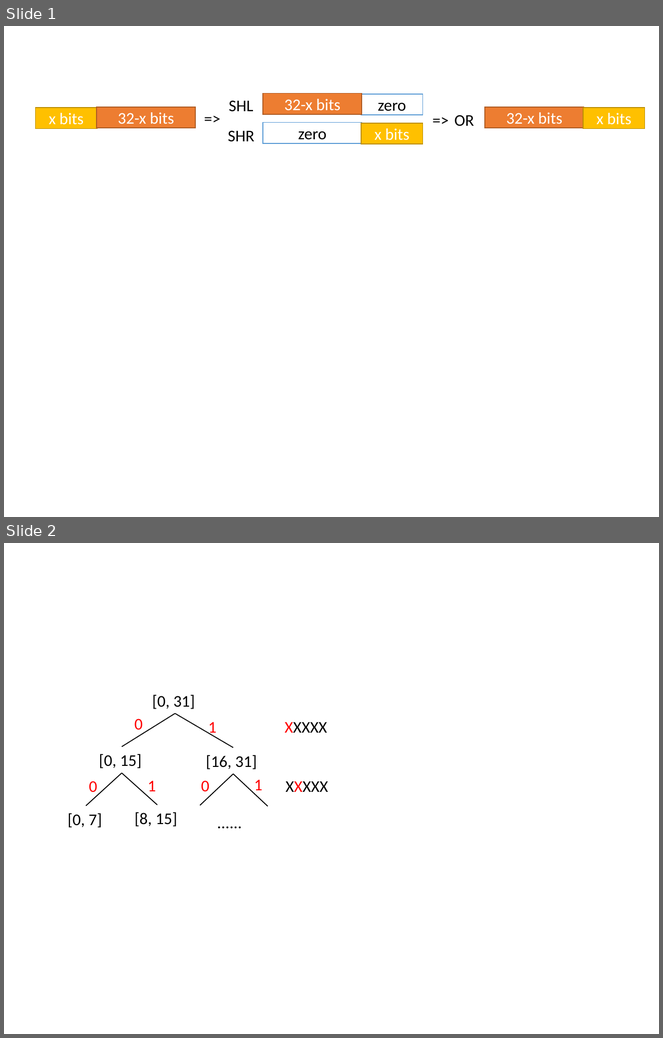
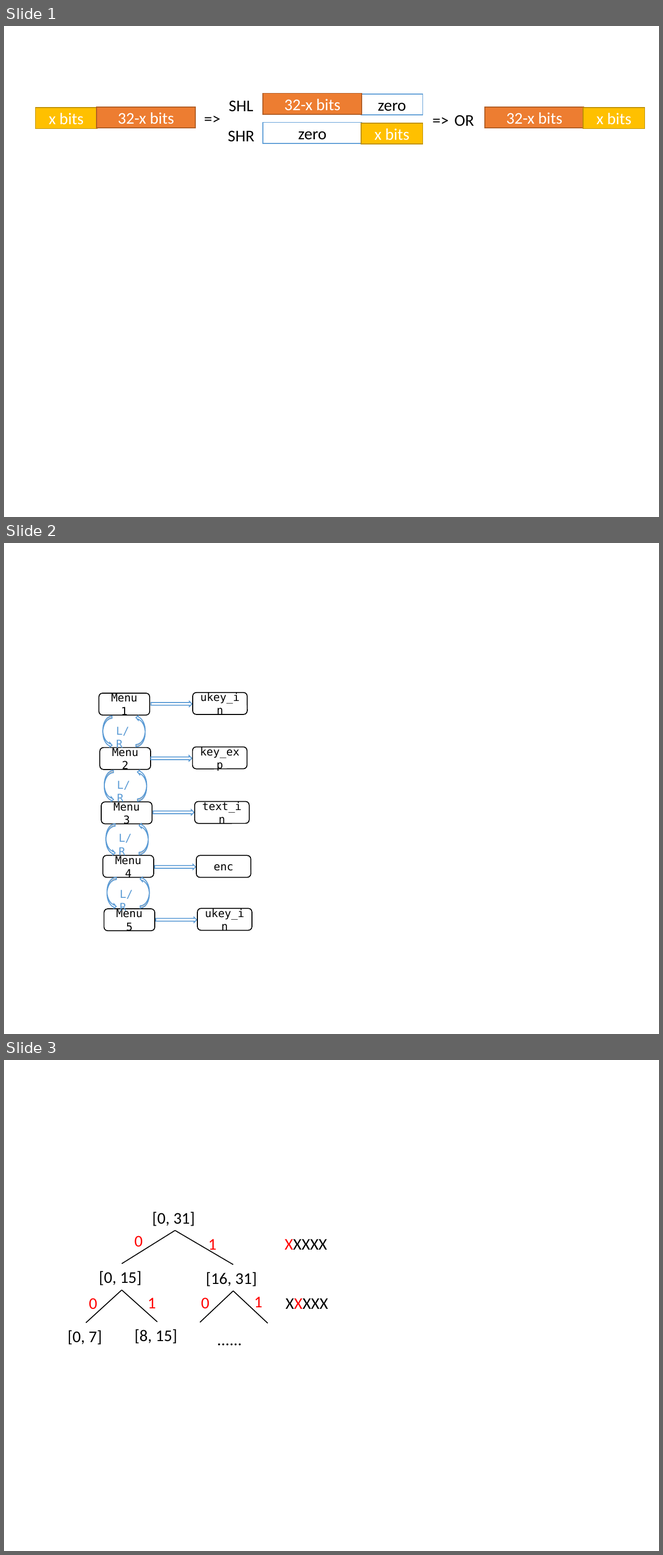
Before and after one commit to Kooscii/ahd_processor_design, a slide deck: reports/submit/part3/pre.pptx. Shown one above the other, each under a label of ours: slides 1 and 2 before the commit, slides 1, 2 and 3 after it. The pictures are 663x1038 and 663x1555 pixels, drawn with LibreOffice and Linux fonts; fonts in the diff are those of the drawing. Boxes give left, top, right and bottom in pixels: in the first picture for what was removed or moved away, otherwise in the second. Text is boxed around its words. In the diff, an @@ line names an element or a change of style, - is before the commit and + after.

```diff
--- a/reports/submit/part3/pre.pptx
+++ b/reports/submit/part3/pre.pptx
@@ slide 2 added at (x1=4, y1=543, x2=659, y2=1034), background #FFFFFF @@
@@ rounded rectangle added at (x1=99, y1=693, x2=150, y2=715), fill #FFFFFF, outline #000000 1 pt, 12 pt, text #000000 @@
+Menu 1
@@ rounded rectangle added at (x1=193, y1=692, x2=247, y2=715), fill #FFFFFF, outline #000000 1 pt, 12 pt, text #000000 @@
+ukey_in
@@ right arrow added at (x1=152, y1=702, x2=192, y2=707), fill #FFFFFF, outline #5B9BD5 1 pt @@
@@ curved right arrow added at (x1=103, y1=716, x2=112, y2=747), fill #FFFFFF, outline #5B9BD5 1 pt @@
@@ text added at (x1=116, y1=727, x2=129, y2=750), 12 pt, text #5B9BD5 @@
+L/R
@@ curved right arrow added at (x1=136, y1=715, x2=145, y2=747), fill #FFFFFF, outline #5B9BD5 1 pt @@
@@ rounded rectangle added at (x1=100, y1=747, x2=151, y2=770), fill #FFFFFF, outline #000000 1 pt, 12 pt, text #000000 @@
+Menu 2
@@ right arrow added at (x1=151, y1=756, x2=191, y2=761), fill #FFFFFF, outline #5B9BD5 1 pt @@
@@ rounded rectangle added at (x1=193, y1=747, x2=247, y2=769), fill #FFFFFF, outline #000000 1 pt, 12 pt, text #000000 @@
+key_exp
@@ curved right arrow added at (x1=104, y1=770, x2=113, y2=802), fill #FFFFFF, outline #5B9BD5 1 pt @@
@@ curved right arrow added at (x1=138, y1=770, x2=147, y2=801), fill #FFFFFF, outline #5B9BD5 1 pt @@
@@ text added at (x1=117, y1=781, x2=130, y2=805), 12 pt, text #5B9BD5 @@
+L/R
@@ rounded rectangle added at (x1=102, y1=802, x2=153, y2=824), fill #FFFFFF, outline #000000 1 pt, 12 pt, text #000000 @@
+Menu 3
@@ rounded rectangle added at (x1=195, y1=802, x2=249, y2=824), fill #FFFFFF, outline #000000 1 pt, 12 pt, text #000000 @@
+text_in
@@ curved right arrow added at (x1=139, y1=823, x2=148, y2=855), fill #FFFFFF, outline #5B9BD5 1 pt @@
@@ right arrow added at (x1=153, y1=810, x2=194, y2=815), fill #FFFFFF, outline #5B9BD5 1 pt @@
@@ curved right arrow added at (x1=106, y1=824, x2=115, y2=856), fill #FFFFFF, outline #5B9BD5 1 pt @@
@@ text added at (x1=119, y1=834, x2=132, y2=858), 12 pt, text #5B9BD5 @@
+L/R
@@ rounded rectangle added at (x1=103, y1=856, x2=154, y2=878), fill #FFFFFF, outline #000000 1 pt, 12 pt, text #000000 @@
+Menu 4
@@ right arrow added at (x1=155, y1=865, x2=195, y2=870), fill #FFFFFF, outline #5B9BD5 1 pt @@
@@ rounded rectangle added at (x1=196, y1=856, x2=251, y2=878), fill #FFFFFF, outline #000000 1 pt, 12 pt, text #000000 @@
+enc
@@ curved right arrow added at (x1=107, y1=878, x2=116, y2=909), fill #FFFFFF, outline #5B9BD5 1 pt @@
@@ curved right arrow added at (x1=140, y1=877, x2=150, y2=909), fill #FFFFFF, outline #5B9BD5 1 pt @@
@@ text added at (x1=120, y1=890, x2=133, y2=914), 12 pt, text #5B9BD5 @@
+L/R
@@ rounded rectangle added at (x1=104, y1=909, x2=155, y2=931), fill #FFFFFF, outline #000000 1 pt, 12 pt, text #000000 @@
+Menu 5
@@ right arrow added at (x1=156, y1=917, x2=196, y2=923), fill #FFFFFF, outline #5B9BD5 1 pt @@
@@ rounded rectangle added at (x1=197, y1=909, x2=252, y2=931), fill #FFFFFF, outline #000000 1 pt, 12 pt, text #000000 @@
+ukey_in
@@ what was slide 2 is now slide 3 @@
```
Also in this commit, not shown: 2 other slides added, 22 other files.
